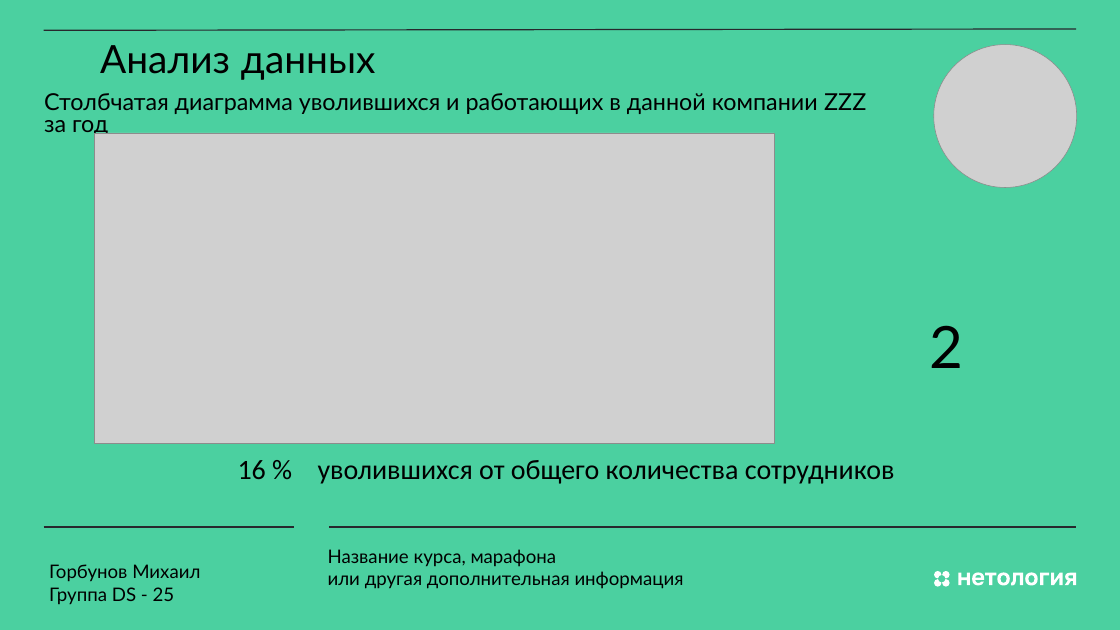
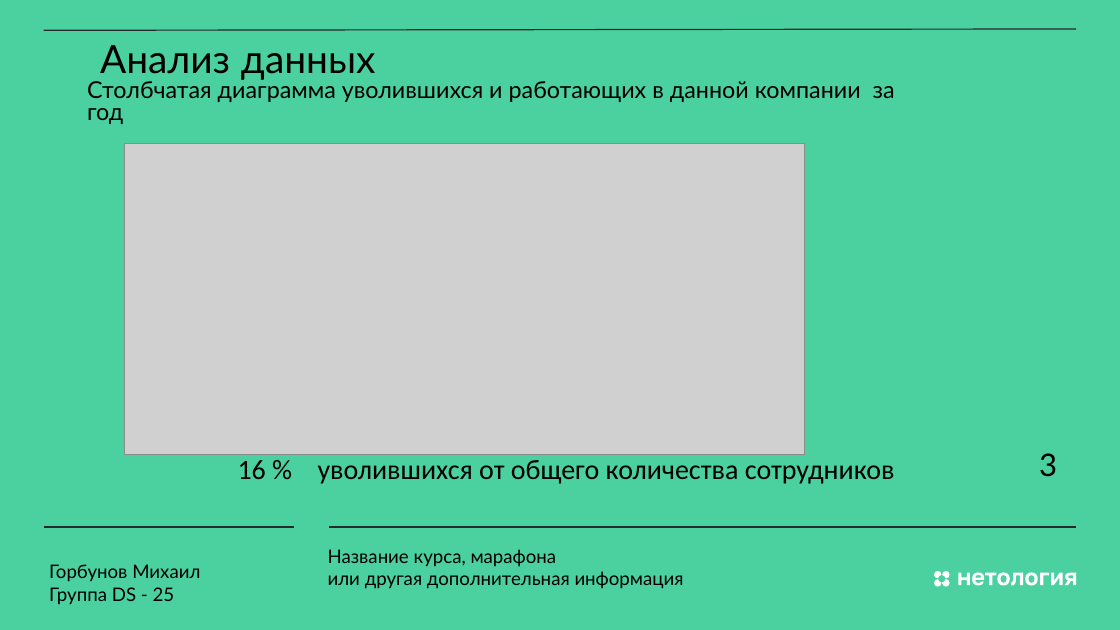
Before and after one commit to MS-max914/MX_2X, a slide deck: slide 8 of Diplom/10_10/Prezent.pptx. Drawn at 1120x630 pixels with LibreOffice and Linux fonts; fonts in the diff are those of the drawing; grey boxes stand for pictures. Boxes give left, top, right and bottom in pixels: in the first picture for what was removed or moved away, otherwise in the second. Text is boxed around its words. In the diff, an @@ line names an element or a change of style, - is before the commit and + after.

```diff
--- a/Diplom/10_10/Prezent.pptx
+++ b/Diplom/10_10/Prezent.pptx
@@ picture removed at <box>934,45,1076,188</box> @@
@@ text at <box>87,77,895,124</box>: text changed @@
-Столбчатая диаграмма уволившихся и работающих в данной компании ZZZ за год
+Столбчатая диаграмма уволившихся и работающих в данной компании за год
@@ picture: place and size @@
-picture at <box>95,133,774,444</box>
+picture at <box>124,143,804,454</box>
@@ text removed at <box>930,325,964,368</box> @@
-2
@@ text added at <box>1039,453,1057,477</box>, 40 pt, text #000000 @@
+3
```
Also in this commit, not shown: 21 other slides changed, 3 slides added, 4 slides removed.
